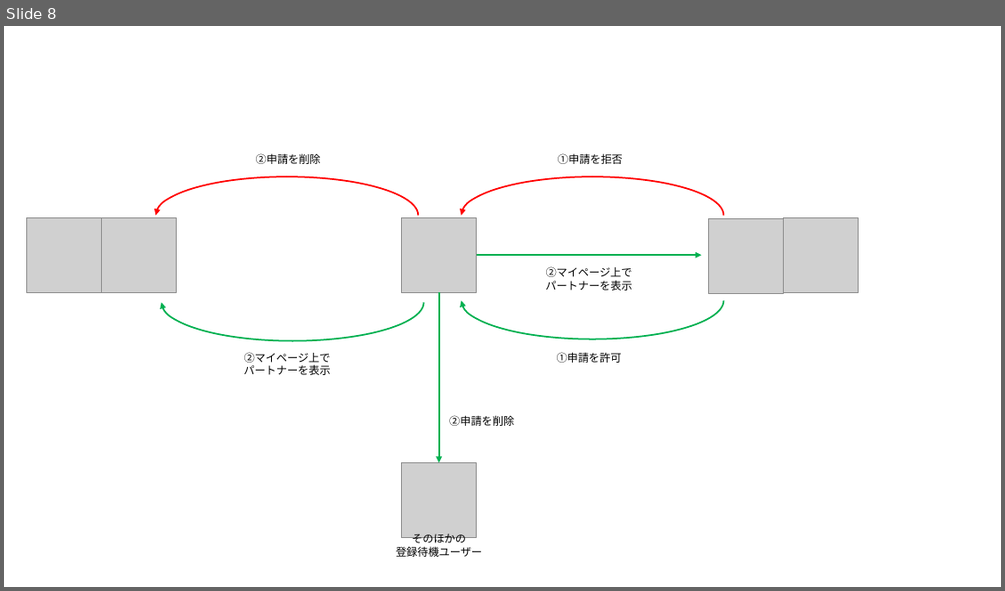
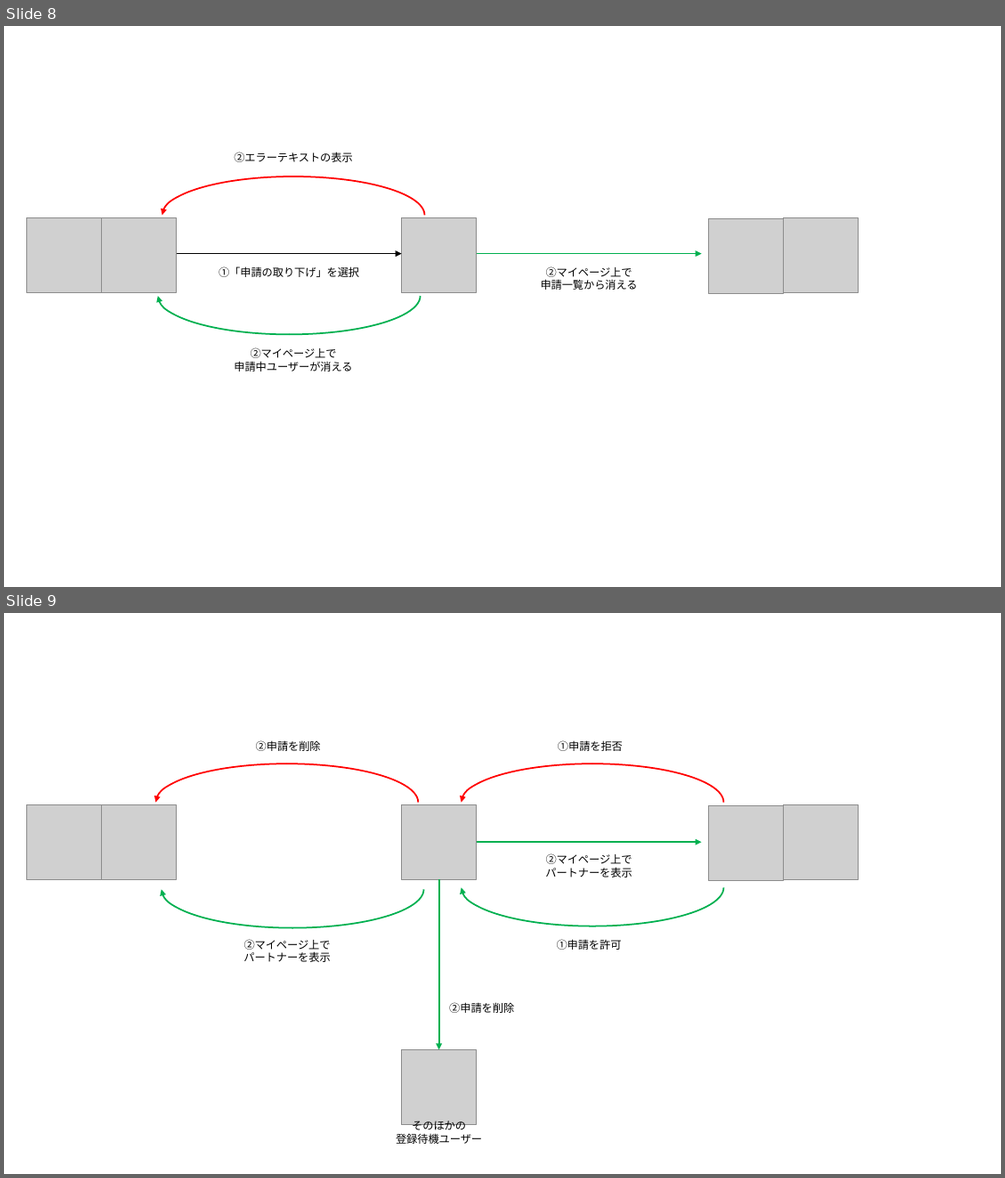
Before and after one commit to kinutaISE/FutureDesign, a slide deck: design/画面デザイン構想.pptx. Shown one above the other, each under a label of ours: slide 8 before the commit, slides 8 and 9 after it. The pictures are 1005x591 and 1005x1178 pixels, drawn with LibreOffice and Linux fonts; fonts in the diff are those of the drawing; grey boxes stand for pictures. Boxes give left, top, right and bottom in pixels: in the first picture for what was removed or moved away, otherwise in the second. Text is boxed around its words. In the diff, an @@ line names an element or a change of style, - is before the commit and + after.

```diff
--- a/design/画面デザイン構想.pptx
+++ b/design/画面デザイン構想.pptx
@@ slide 8 added at box(4, 26, 1001, 587), background #FFFFFF @@
@@ group added at box(27, 151, 858, 371): 5 pictures, 4 arc (boxed as its full ellipse)s, 4 texts, 2 arrows @@
+①「申請の取り下げ」を選択
+②エラーテキストの表示
+②マイページ上で
+申請一覧から消える
+②マイページ上で
+申請中ユーザーが消える
@@ what was slide 8 is now slide 9 @@
```
Also in this commit, not shown: 1 slide changed, 26 other files.
